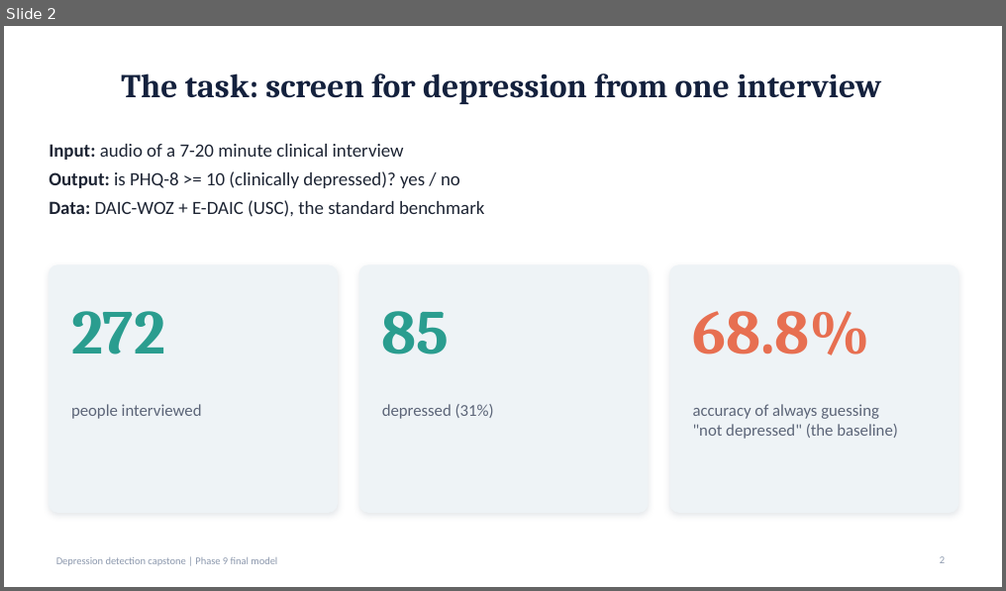
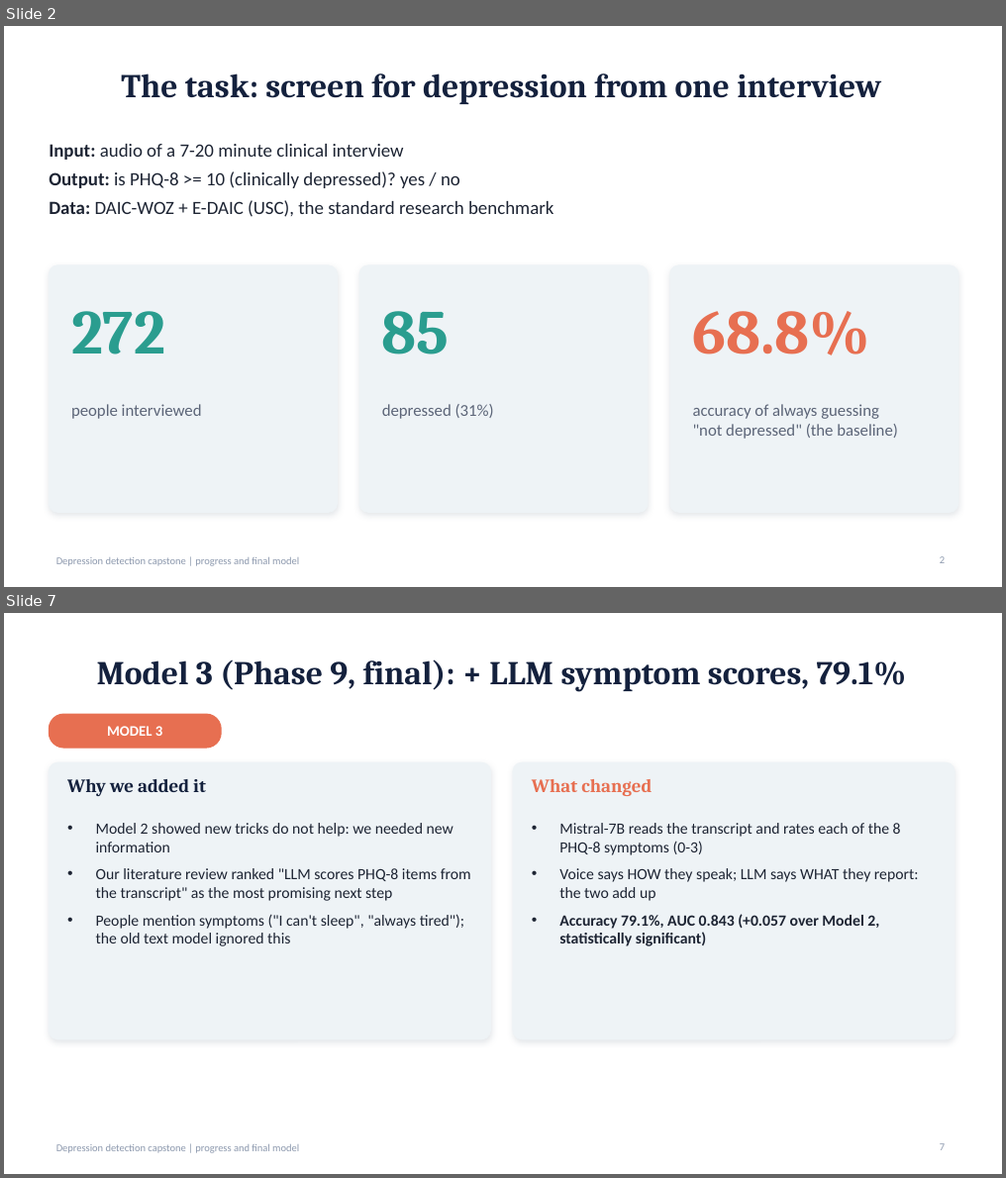
Before and after one commit to Vivan182005/depression-detection, a slide deck: reports/research_v2/Final_Model_Results.pptx. Shown one above the other, each under a label of ours: slide 2 before the commit, slides 2 and 7 after it; the slides between them are not shown. The pictures are 1006x591 and 1006x1178 pixels, drawn with LibreOffice and Linux fonts; fonts in the diff are those of the drawing. Boxes give left, top, right and bottom in pixels: in the first picture for what was removed or moved away, otherwise in the second. Text is boxed around its words. In the diff, an @@ line names an element or a change of style, - is before the commit and + after.

```diff
--- a/reports/research_v2/Final_Model_Results.pptx
+++ b/reports/research_v2/Final_Model_Results.pptx
@@ slide 7 added at <box>4,613,1002,1174</box>, background #FFFFFF; not listed: 1 template element that a slide beside it also shows @@
@@ title added at <box>97,660,906,692</box>, 32 pt, text #14213D, bold @@
+Model 3 (Phase 9, final): + LLM symptom scores, 79.1%
@@ rounded rectangle added at <box>49,714,221,748</box>, fill #E76F51, outline #E76F51 1 pt @@
@@ text added at <box>107,726,162,736</box>, 14 pt, text #FFFFFF, bold @@
+MODEL 3
@@ rounded rectangle added at <box>49,762,491,1040</box>, fill #EEF3F6, outline #EEF3F6 1 pt @@
@@ text added at <box>67,779,206,796</box>, 18 pt, text #14213D, bold @@
+Why we added it
@@ rounded rectangle added at <box>513,762,954,1040</box>, fill #EEF3F6, outline #EEF3F6 1 pt @@
@@ text added at <box>532,779,651,796</box>, 18 pt, text #E76F51, bold @@
+What changed
@@ text added at <box>96,823,471,947</box>, 15 pt, text #1D2433 @@
+• Model 2 showed new tricks do not help: we needed new information
+• Our literature review ranked "LLM scores PHQ-8 items from the transcript" as the most promising next step
+• People mention symptoms ("I can't sleep", "always tired"); the old text model ignored this
@@ text added at <box>559,823,919,947</box>, 15 pt, text #1D2433 @@
+• Mistral-7B reads the transcript and rates each of the 8 PHQ-8 symptoms (0-3)
+• Voice says HOW they speak; LLM says WHAT they report: the two add up
+• Accuracy 79.1%, AUC 0.843 (+0.057 over Model 2, statistically significant)
@@ page number added at <box>940,1144,944,1151</box>, 10 pt, text #8D99AE @@
+7
@@ slide 2 changed as well @@
@@ text at <box>49,200,553,217</box>: text changed @@
-Data: DAIC-WOZ + E-DAIC (USC), the standard benchmark
+Data: DAIC-WOZ + E-DAIC (USC), the standard research benchmark
@@ text at <box>56,558,299,567</box>: text changed @@
-Depression detection capstone | Phase 9 final model
+Depression detection capstone | progress and final model
```
Also in this commit, not shown: 9 other slides changed, 12 other slides added, 3 slides removed, 5 other files.
